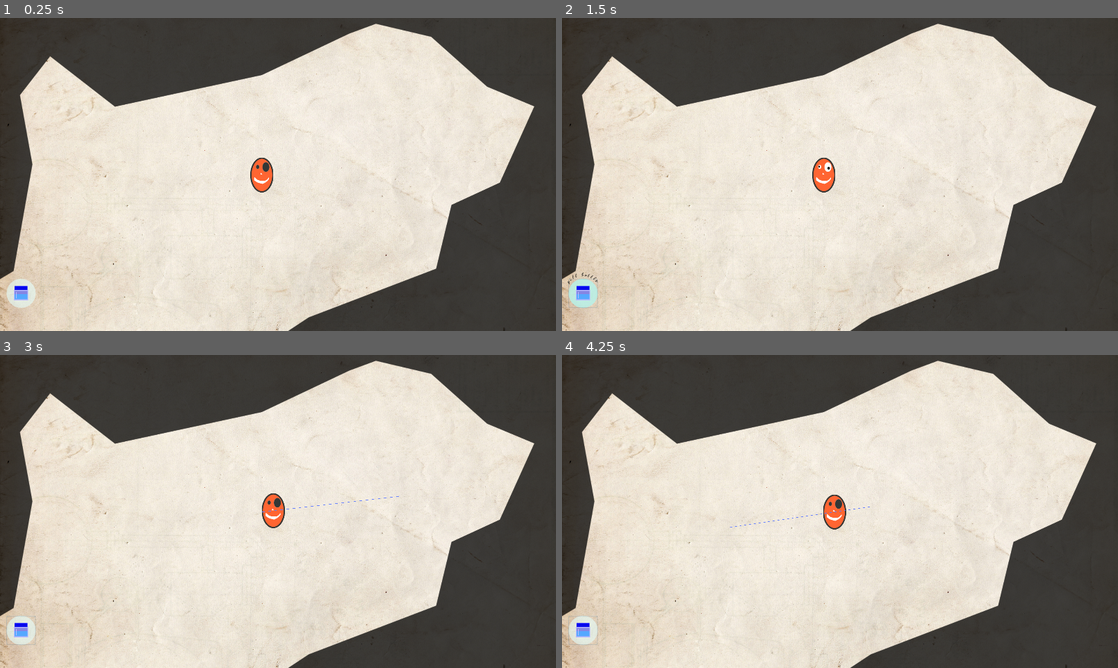
Above: before the commit, frames 1-4 (two rows, left to right).
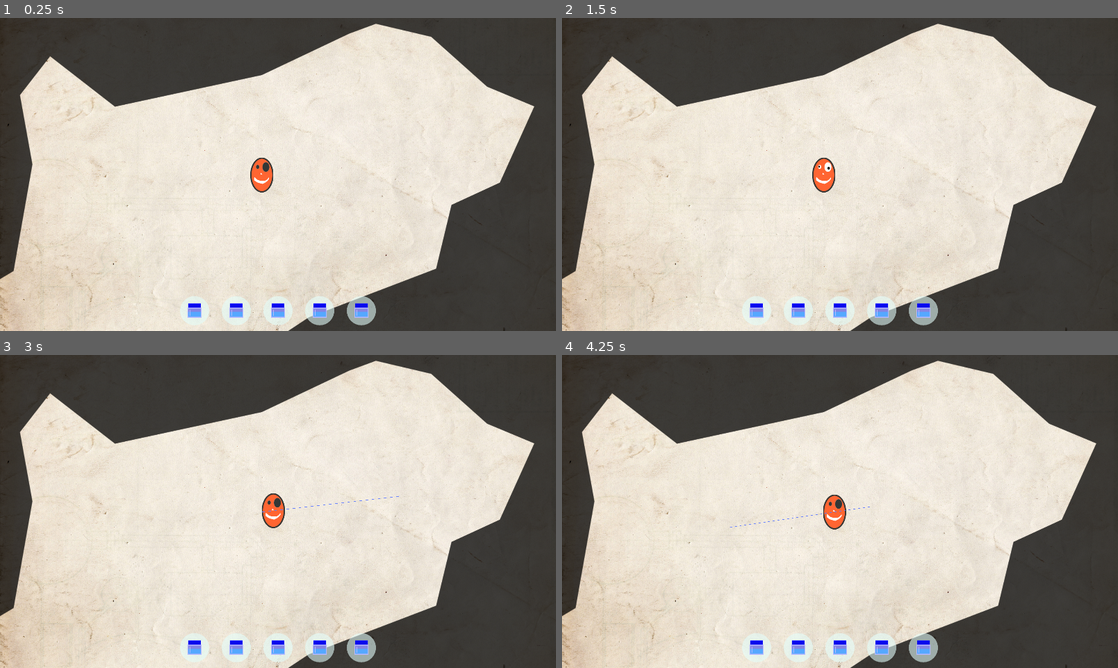
Above: after the commit, the same moments.

Repository: heinrichstr/painting-game-v2
Game: Godot game, scene res://scenes/Master.tscn
The game is run twice, just before and just after one commit, with the same random seed, the same clock (stepped at 60 frames per second) and the same inputs.
Inputs (mouse positions are in pixels of both pictures, inside the frame that each line leads up to):
- Up to frame 1 (0.25 s): no input
- Up to frame 2 (1.5 s): click (584, 293) at 0.52 s; click (584, 293) at 1.27 s
- Up to frame 3 (3 s): click (22, 630) at 2.02 s; tap Enter at 2.75 s; move the mouse to (400, 495) at 2.77 s; press the mouse at (400, 495) at 2.78 s
- Up to frame 4 (4.25 s): move the mouse to (728, 527) at 3.52 s; release the mouse at (728, 527) at 3.53 s; click (728, 527) at 3.6 s

The runs differ from the first frame. In frame 1, 1.8% of the frame differs, in the area x 1-68%, y 83-99%; in frame 2, 1.9%, in the area x 1-68%, y 81-99%; in frame 3, 1.8%; in frame 4, 1.8%.

Commit message:
update inventory text, update inventory button UI, alias button font, animate button hover, begin creating shader for UI panel

Diff:
--- /dev/null
+++ b/assets/fonts/roboto_slab.tres
@@ -0,0 +1,8 @@
+[gd_resource type="DynamicFont" load_steps=2 format=2]
+
+[ext_resource path="res://assets/fonts/RobotoSlab-Bold.ttf" type="DynamicFontData" id=1]
+
+[resource]
+use_mipmaps = true
+use_filter = true
+font_data = ExtResource( 1 )
--- a/project.godot
+++ b/project.godot
@@ -18,6 +18,7 @@
 
 window/size/width=1920
 window/size/height=1080
+window/dpi/allow_hidpi=true
 window/stretch/mode="viewport"
 window/stretch/aspect="keep"
 
@@ -36,3 +37,4 @@
 [rendering]
 
 environment/default_environment="res://default_env.tres"
+quality/dynamic_fonts/use_oversampling=false
--- a/scenes/Button.gd
+++ b/scenes/Button.gd
@@ -1,8 +1,9 @@
 extends Button
 
-var font = load('res://assets/fonts/dancing_script.tres')
-var myString = "pill bottle"
-var x = (110) / myString.length()
+var font = load('res://assets/fonts/roboto_slab.tres')
+
+export var buttonString = "pill bottle"
+var x = (110) / buttonString.length()
 var showText = false
 
 # Called when the node enters the scene tree for the first time.
@@ -11,14 +12,20 @@
 
 func _on_Button_mouse_entered():
 	showText = true
+	$"../AnimatedSprite".rotation_degrees = -15
 	update()
 
 func _on_Button_mouse_exited():
 	showText = false
+	$"../AnimatedSprite".rotation_degrees = 0
 	update()
 
 func _draw(): #draws text in a circle above the icon on hover
 	if showText:
-		for i in range(0, myString.length()):
-			draw_set_transform(Vector2(50, 50), deg2rad(i * x - (myString.length()/2*x)), Vector2(1,1))
-			draw_char(font, Vector2(-5, -60), myString[i], "", Color(0, 0, 0))
+		for i in range(0, buttonString.length()):
+			draw_set_transform(Vector2(50, 50), deg2rad(i * x - (buttonString.length()/2*x)), Vector2(1,1))
+			draw_char(font, Vector2(-5, -60), buttonString[i], "", Color(0, 0, 0))
+
+
+func _on_Button_pressed():
+	print(buttonString, "--button pressed!")
--- a/scenes/Master.tscn
+++ b/scenes/Master.tscn
@@ -1,12 +1,24 @@
-[gd_scene load_steps=9 format=2]
+[gd_scene load_steps=12 format=2]
 
 [ext_resource path="res://assets/sprites/jar01.png" type="Texture" id=1]
 [ext_resource path="res://scenes/Stage.tscn" type="PackedScene" id=2]
 [ext_resource path="res://scenes/Master.gd" type="Script" id=3]
 [ext_resource path="res://assets/StyleBox/inventory_btn_style_normal.tres" type="StyleBox" id=4]
 [ext_resource path="res://assets/StyleBox/inventory_btn_style_hover.tres" type="StyleBox" id=5]
-[ext_resource path="res://assets/fonts/dancing_script.tres" type="DynamicFont" id=6]
+[ext_resource path="res://assets/fonts/roboto_slab.tres" type="DynamicFont" id=6]
 [ext_resource path="res://scenes/Button.gd" type="Script" id=7]
+
+[sub_resource type="Shader" id=3]
+code = "shader_type canvas_item;
+
+void fragment(){
+  COLOR = vec4(0.4, 0.6, 0.9, 1.0);
+}"
+
+[sub_resource type="ShaderMaterial" id=4]
+shader = SubResource( 3 )
+
+[sub_resource type="StyleBoxEmpty" id=2]
 
 [sub_resource type="SpriteFrames" id=1]
 animations = [ {
@@ -22,13 +34,13 @@
 [node name="Stage" parent="." instance=ExtResource( 2 )]
 
 [node name="InventoryUI" type="MarginContainer" parent="."]
+material = SubResource( 4 )
 anchor_top = 1.0
 anchor_right = 1.0
 anchor_bottom = 1.0
-margin_left = 2.82849
-margin_top = 879.641
-margin_right = 1919.83
-margin_bottom = 1077.64
+margin_top = 940.0
+margin_right = 1920.0
+margin_bottom = 1080.0
 custom_constants/margin_right = 20
 custom_constants/margin_top = 20
 custom_constants/margin_left = 20
@@ -40,41 +52,232 @@
 [node name="HBoxContainer" type="HBoxContainer" parent="InventoryUI"]
 margin_left = 20.0
 margin_top = 20.0
-margin_right = 1897.0
-margin_bottom = 186.0
+margin_right = 1900.0
+margin_bottom = 224.0
+alignment = 1
 
 [node name="VBoxContainer" type="VBoxContainer" parent="InventoryUI/HBoxContainer"]
-margin_bottom = 166.0
-
-[node name="Control" type="Control" parent="InventoryUI/HBoxContainer/VBoxContainer"]
-
-[node name="Label" type="Label" parent="InventoryUI/HBoxContainer/VBoxContainer/Control"]
-visible = false
-margin_top = 8.0
-margin_right = 210.0
-margin_bottom = 22.0
-custom_fonts/font = ExtResource( 6 )
-text = "Item Name"
-align = 1
-__meta__ = {
-"_edit_use_anchors_": false
-}
+margin_left = 582.0
+margin_right = 722.0
+margin_bottom = 204.0
+rect_min_size = Vector2( 140, 100 )
+__meta__ = {
+"_edit_group_": true
+}
+
+[node name="Control" type="MarginContainer" parent="InventoryUI/HBoxContainer/VBoxContainer"]
+margin_right = 140.0
+margin_bottom = 100.0
+grow_horizontal = 2
+grow_vertical = 2
+rect_min_size = Vector2( 100, 100 )
 
 [node name="Button" type="Button" parent="InventoryUI/HBoxContainer/VBoxContainer/Control"]
-margin_right = 100.0
-margin_bottom = 100.0
-custom_styles/hover = ExtResource( 5 )
-custom_styles/normal = ExtResource( 4 )
-script = ExtResource( 7 )
-__meta__ = {
-"_edit_use_anchors_": false,
-"_editor_description_": "50		"
-}
+margin_left = 20.0
+margin_right = 120.0
+margin_bottom = 100.0
+grow_horizontal = 2
+grow_vertical = 2
+rect_min_size = Vector2( 100, 100 )
+size_flags_horizontal = 4
+size_flags_vertical = 4
+custom_styles/hover = ExtResource( 5 )
+custom_styles/pressed = ExtResource( 5 )
+custom_styles/focus = SubResource( 2 )
+custom_styles/normal = ExtResource( 4 )
+custom_fonts/font = ExtResource( 6 )
+script = ExtResource( 7 )
+__meta__ = {
+"_edit_use_anchors_": false,
+"_editor_description_": "50		"
+}
+buttonString = "PILL BOTTLE"
 
 [node name="AnimatedSprite" type="AnimatedSprite" parent="InventoryUI/HBoxContainer/VBoxContainer/Control"]
-position = Vector2( 49.9859, 49.1888 )
+position = Vector2( 70, 50 )
+scale = Vector2( 0.232285, 0.353502 )
+frames = SubResource( 1 )
+
+[node name="VBoxContainer2" type="VBoxContainer" parent="InventoryUI/HBoxContainer"]
+margin_left = 726.0
+margin_right = 866.0
+margin_bottom = 204.0
+rect_min_size = Vector2( 140, 100 )
+__meta__ = {
+"_edit_group_": true
+}
+
+[node name="Control" type="MarginContainer" parent="InventoryUI/HBoxContainer/VBoxContainer2"]
+margin_right = 140.0
+margin_bottom = 100.0
+grow_horizontal = 2
+grow_vertical = 2
+rect_min_size = Vector2( 100, 100 )
+
+[node name="Button" type="Button" parent="InventoryUI/HBoxContainer/VBoxContainer2/Control"]
+margin_left = 20.0
+margin_right = 120.0
+margin_bottom = 100.0
+grow_horizontal = 2
+grow_vertical = 2
+rect_min_size = Vector2( 100, 100 )
+size_flags_horizontal = 4
+size_flags_vertical = 4
+custom_styles/hover = ExtResource( 5 )
+custom_styles/pressed = ExtResource( 5 )
+custom_styles/focus = SubResource( 2 )
+custom_styles/normal = ExtResource( 4 )
+custom_fonts/font = ExtResource( 6 )
+script = ExtResource( 7 )
+__meta__ = {
+"_edit_use_anchors_": false,
+"_editor_description_": "50		"
+}
+buttonString = "PILL BOTTLE"
+
+[node name="AnimatedSprite" type="AnimatedSprite" parent="InventoryUI/HBoxContainer/VBoxContainer2/Control"]
+position = Vector2( 70, 50 )
+scale = Vector2( 0.232285, 0.353502 )
+frames = SubResource( 1 )
+
+[node name="VBoxContainer3" type="VBoxContainer" parent="InventoryUI/HBoxContainer"]
+margin_left = 870.0
+margin_right = 1010.0
+margin_bottom = 204.0
+rect_min_size = Vector2( 140, 100 )
+__meta__ = {
+"_edit_group_": true
+}
+
+[node name="Control" type="MarginContainer" parent="InventoryUI/HBoxContainer/VBoxContainer3"]
+margin_right = 140.0
+margin_bottom = 100.0
+grow_horizontal = 2
+grow_vertical = 2
+rect_min_size = Vector2( 100, 100 )
+
+[node name="Button" type="Button" parent="InventoryUI/HBoxContainer/VBoxContainer3/Control"]
+margin_left = 20.0
+margin_right = 120.0
+margin_bottom = 100.0
+grow_horizontal = 2
+grow_vertical = 2
+rect_min_size = Vector2( 100, 100 )
+size_flags_horizontal = 4
+size_flags_vertical = 4
+custom_styles/hover = ExtResource( 5 )
+custom_styles/pressed = ExtResource( 5 )
+custom_styles/focus = SubResource( 2 )
+custom_styles/normal = ExtResource( 4 )
+custom_fonts/font = ExtResource( 6 )
+script = ExtResource( 7 )
+__meta__ = {
+"_edit_use_anchors_": false,
+"_editor_description_": "50		"
+}
+buttonString = "PILL BOTTLE"
+
+[node name="AnimatedSprite" type="AnimatedSprite" parent="InventoryUI/HBoxContainer/VBoxContainer3/Control"]
+position = Vector2( 70, 50 )
+scale = Vector2( 0.232285, 0.353502 )
+frames = SubResource( 1 )
+
+[node name="VBoxContainer4" type="VBoxContainer" parent="InventoryUI/HBoxContainer"]
+margin_left = 1014.0
+margin_right = 1154.0
+margin_bottom = 204.0
+rect_min_size = Vector2( 140, 100 )
+__meta__ = {
+"_edit_group_": true
+}
+
+[node name="Control" type="MarginContainer" parent="InventoryUI/HBoxContainer/VBoxContainer4"]
+margin_right = 140.0
+margin_bottom = 100.0
+grow_horizontal = 2
+grow_vertical = 2
+rect_min_size = Vector2( 100, 100 )
+
+[node name="Button" type="Button" parent="InventoryUI/HBoxContainer/VBoxContainer4/Control"]
+margin_left = 20.0
+margin_right = 120.0
+margin_bottom = 100.0
+grow_horizontal = 2
+grow_vertical = 2
+rect_min_size = Vector2( 100, 100 )
+size_flags_horizontal = 4
+size_flags_vertical = 4
+custom_styles/hover = ExtResource( 5 )
+custom_styles/pressed = ExtResource( 5 )
+custom_styles/focus = SubResource( 2 )
+custom_styles/normal = ExtResource( 4 )
+custom_fonts/font = ExtResource( 6 )
+script = ExtResource( 7 )
+__meta__ = {
+"_edit_use_anchors_": false,
+"_editor_description_": "50		"
+}
+buttonString = "PILL BOTTLE"
+
+[node name="AnimatedSprite" type="AnimatedSprite" parent="InventoryUI/HBoxContainer/VBoxContainer4/Control"]
+position = Vector2( 70, 50 )
+scale = Vector2( 0.232285, 0.353502 )
+frames = SubResource( 1 )
+
+[node name="VBoxContainer5" type="VBoxContainer" parent="InventoryUI/HBoxContainer"]
+margin_left = 1158.0
+margin_right = 1298.0
+margin_bottom = 204.0
+rect_min_size = Vector2( 140, 100 )
+__meta__ = {
+"_edit_group_": true
+}
+
+[node name="Control" type="MarginContainer" parent="InventoryUI/HBoxContainer/VBoxContainer5"]
+margin_right = 140.0
+margin_bottom = 100.0
+grow_horizontal = 2
+grow_vertical = 2
+rect_min_size = Vector2( 100, 100 )
+
+[node name="Button" type="Button" parent="InventoryUI/HBoxContainer/VBoxContainer5/Control"]
+margin_left = 20.0
+margin_right = 120.0
+margin_bottom = 100.0
+grow_horizontal = 2
+grow_vertical = 2
+rect_min_size = Vector2( 100, 100 )
+size_flags_horizontal = 4
+size_flags_vertical = 4
+custom_styles/hover = ExtResource( 5 )
+custom_styles/pressed = ExtResource( 5 )
+custom_styles/focus = SubResource( 2 )
+custom_styles/normal = ExtResource( 4 )
+custom_fonts/font = ExtResource( 6 )
+script = ExtResource( 7 )
+__meta__ = {
+"_edit_use_anchors_": false,
+"_editor_description_": "50		"
+}
+buttonString = "PILL BOTTLE"
+
+[node name="AnimatedSprite" type="AnimatedSprite" parent="InventoryUI/HBoxContainer/VBoxContainer5/Control"]
+position = Vector2( 70, 50 )
 scale = Vector2( 0.232285, 0.353502 )
 frames = SubResource( 1 )
 
 [connection signal="mouse_entered" from="InventoryUI/HBoxContainer/VBoxContainer/Control/Button" to="InventoryUI/HBoxContainer/VBoxContainer/Control/Button" method="_on_Button_mouse_entered"]
 [connection signal="mouse_exited" from="InventoryUI/HBoxContainer/VBoxContainer/Control/Button" to="InventoryUI/HBoxContainer/VBoxContainer/Control/Button" method="_on_Button_mouse_exited"]
+[connection signal="pressed" from="InventoryUI/HBoxContainer/VBoxContainer/Control/Button" to="InventoryUI/HBoxContainer/VBoxContainer/Control/Button" method="_on_Button_pressed"]
+[connection signal="mouse_entered" from="InventoryUI/HBoxContainer/VBoxContainer2/Control/Button" to="InventoryUI/HBoxContainer/VBoxContainer2/Control/Button" method="_on_Button_mouse_entered"]
+[connection signal="mouse_exited" from="InventoryUI/HBoxContainer/VBoxContainer2/Control/Button" to="InventoryUI/HBoxContainer/VBoxContainer2/Control/Button" method="_on_Button_mouse_exited"]
+[connection signal="pressed" from="InventoryUI/HBoxContainer/VBoxContainer2/Control/Button" to="InventoryUI/HBoxContainer/VBoxContainer2/Control/Button" method="_on_Button_pressed"]
+[connection signal="mouse_entered" from="InventoryUI/HBoxContainer/VBoxContainer3/Control/Button" to="InventoryUI/HBoxContainer/VBoxContainer3/Control/Button" method="_on_Button_mouse_entered"]
+[connection signal="mouse_exited" from="InventoryUI/HBoxContainer/VBoxContainer3/Control/Button" to="InventoryUI/HBoxContainer/VBoxContainer3/Control/Button" method="_on_Button_mouse_exited"]
+[connection signal="pressed" from="InventoryUI/HBoxContainer/VBoxContainer3/Control/Button" to="InventoryUI/HBoxContainer/VBoxContainer3/Control/Button" method="_on_Button_pressed"]
+[connection signal="mouse_entered" from="InventoryUI/HBoxContainer/VBoxContainer4/Control/Button" to="InventoryUI/HBoxContainer/VBoxContainer4/Control/Button" method="_on_Button_mouse_entered"]
+[connection signal="mouse_exited" from="InventoryUI/HBoxContainer/VBoxContainer4/Control/Button" to="InventoryUI/HBoxContainer/VBoxContainer4/Control/Button" method="_on_Button_mouse_exited"]
+[connection signal="pressed" from="InventoryUI/HBoxContainer/VBoxContainer4/Control/Button" to="InventoryUI/HBoxContainer/VBoxContainer4/Control/Button" method="_on_Button_pressed"]
+[connection signal="mouse_entered" from="InventoryUI/HBoxContainer/VBoxContainer5/Control/Button" to="InventoryUI/HBoxContainer/VBoxContainer5/Control/Button" method="_on_Button_mouse_entered"]
+[connection signal="mouse_exited" from="InventoryUI/HBoxContainer/VBoxContainer5/Control/Button" to="InventoryUI/HBoxContainer/VBoxContainer5/Control/Button" method="_on_Button_mouse_exited"]
+[connection signal="pressed" from="InventoryUI/HBoxContainer/VBoxContainer5/Control/Button" to="InventoryUI/HBoxContainer/VBoxContainer5/Control/Button" method="_on_Button_pressed"]
Not shown, changed: Status.txt
Binary file added: assets/fonts/RobotoSlab-Bold.ttf
